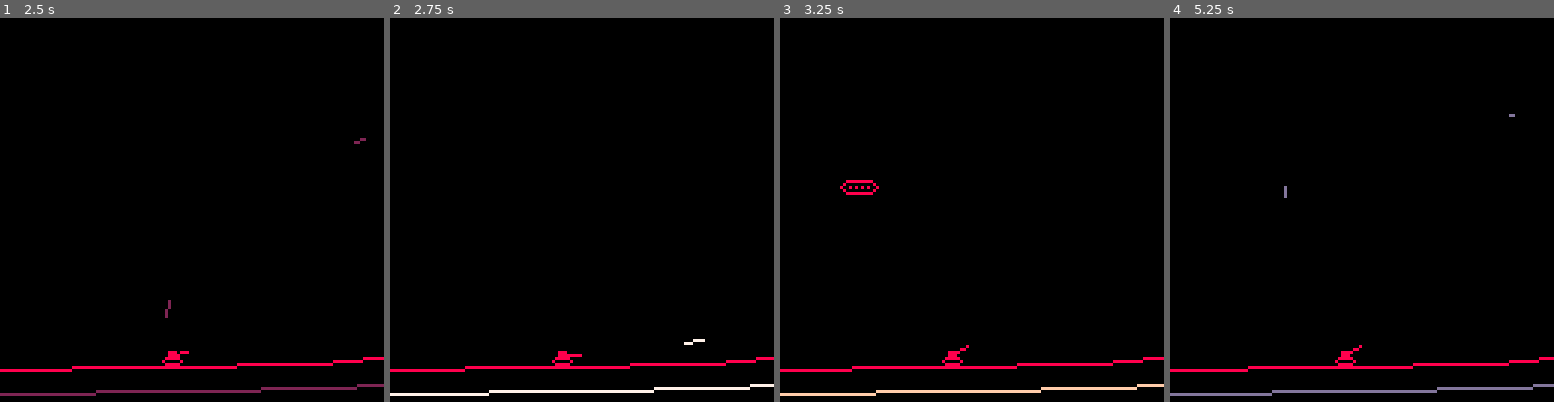
Above: before the commit, frames 1-4 (left to right).
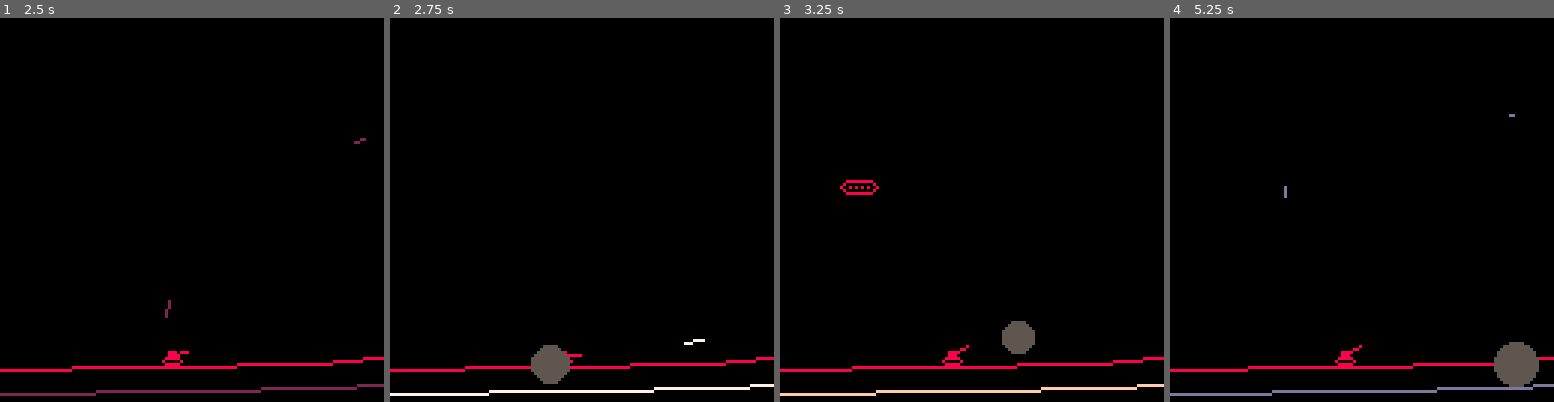
Above: after the commit, the same moments.

Repository: arnodick/spacetank
Game: PICO-8 cartridge tank.p8
Same seed, same stepped clock (60 frames per second), same inputs: the game is played once before the commit and once after it.
Inputs:
- Up to frame 1 (2.5 s): tap X (X key) at 0.33, 1.07, 1.85 s; tap O (Z key) at 0.7, 1.7, 2.1 s; hold Right 1.6-2.1 s; hold Up 2.15-2.42 s; hold Right from 2.47 s (still down)
- Up to frame 2 (2.75 s): keep holding Right; tap O (Z key) at 2.5 s
- Up to frame 3 (3.25 s): tap O (Z key) at 2.9 s; tap X (X key) at 2.97 s; release Right at 3.03 s; hold Left from 3.08 s (still down)
- Up to frame 4 (5.25 s): tap O (Z key) every 0.4 s from 3.3 to 4.9 s; release Left at 3.58 s; hold Right 4.02-4.68 s; tap X (X key) at 4.08, 5.2 s; hold Up 4.73-5.03 s; hold Left from 5.08 s (still down)

Frame 1 is identical in both runs. In frame 2, 0.8% of the frame differs, in the area x 36-47%, y 85-96%; in frame 3, 0.6%; in frame 4, 1.1%, in the area x 84-97%, y 84-97%.

Commit message:
bit o cleanup

Diff:
--- a/tank.p8
+++ b/tank.p8
@@ -13,8 +13,16 @@
 	cam.shake=0
 	cam.enemy=0
 	gravity=0.2
+
+	enums={}
+	enums.tank=1
+	enums.bullet=2
+	enums.enemy=3
+	enums.debris=4
+	enums.explosion=5
+	enums.cloud=6
+
 	bullettype={}
---	bullettype[1]={false,false}--{destroy/bounce,momentum}
 	bullettype[1]={}
 	bullettype[1].vel=5
 	bullettype[1].rof=5
@@ -24,7 +32,6 @@
 	bullettype[2].rof=2
 	bullettype[2].dest=true--{destroy/bounce,momentum}
 
---	hillheight=120
 	hillheight=60
 	groundheight=10
 	hillwidth=3--how many hills before go back to ground
@@ -59,7 +66,6 @@
 	end
 	actors={}
 	maketank(50,-50,0,0,2)
---	makeenemy(10,-80,0,1,1)
 end
 
 function getground(a)
@@ -103,10 +109,6 @@
 function maketank(x,y,d,vel,bt)
 	local tank=makeactor(1,x,y,d,vel)
 	tank.bt=bt
-	tank.boost=0
---	tank.accel=0.08
---	tank.decel=0.02
---	tank.maxvel=5
 	tank.gun={}
 	tank.gun.angle=0.25
 	tank.gun.len=6
@@ -129,7 +131,6 @@
 	local enemy=makeactor(3,x,y,d,vel)
 	enemy.hp=3
 	enemy.grav=false
---	enemy.delta=timer
 	enemy.hitbox={}
 	enemy.hitbox.x=1
 	enemy.hitbox.y=2
@@ -159,56 +160,32 @@
 end
 
 function drawactor(t)
-	if t.t==1 then
+	if t.t==enums.tank then
 		spr(1,t.x+t.xoff,t.y+t.yoff)
 		line(t.x+1,t.y-4,t.gun.x,t.gun.y,8)
-	elseif t.t==2 then
---		line(t.x,t.y,t.x,t.y,7)
+	elseif t.t==enums.bullet then
 		line(t.x,t.y,t.tail[1],t.tail[2],7)
-	elseif t.t==3 then
+	elseif t.t==enums.enemy then
 		spr(17,t.x,t.y,2,1)
 		if debug then
 		rect(t.x+t.hitbox.x,t.y+t.hitbox.y,t.x+t.hitbox.x+t.hitbox.w,t.y+t.hitbox.y+t.hitbox.h,12)
 		end
-	elseif t.t==4 then
---		line(t.x,t.y,t.x+cos(t.angle)*t.w,t.y+sin(t.angle)*t.w,8)
+	elseif t.t==enums.debris then
 		line(t.x-cos(t.angle)*t.w/2,t.y-sin(t.angle)*t.w/2,t.x+cos(t.angle)*t.w,t.y+sin(t.angle)*t.w,8)
-	elseif t.t==5 then
+	elseif t.t==enums.explosion then
 		circfill(t.x,t.y,5+(timer-t.delta)*10,7)
-	elseif t.t==6 then
+	elseif t.t==enums.cloud then
 		circfill(t.x,t.y,10-(timer-t.delta)*1,5)
 	end
 end
 
 function controlactor(a)
-	if a.t==1 then
+	if a.t==enums.tank then
 		if btn(5) then
-
---			if btn(2) then
---				if a.y>=getground(a) then
---					a.y-=2
---				end
---				a.vel+=a.accel
---				a.d=0.25
-			if a.boost==0 then
-
 			if btn(0) then
 				a.vel-=a.accel
 			elseif btn(1) then
 				a.vel+=a.accel
---			else
---				if a.vel<0 then
---					a.vel+=a.decel
---				elseif a.vel>0 then
---					a.vel-=a.decel
---				end
-			end
-			if btnp(2) then
-				a.d=0.1
-				a.vel=30
-				a.boost=360
-			end
-
 			end
 		else
 			if a.vel<0 then
@@ -229,11 +206,11 @@
 		a.gun.vec[2]=sin(a.gun.angle)
 		a.gun.x=a.x+1+a.gun.vec[1]*a.gun.len
 		a.gun.y=a.y-4+a.gun.vec[2]*a.gun.len
-	elseif a.t==2 then
+	elseif a.t==enums.bullet then
 		a.tail={a.x-a.vec[1],a.y-a.vec[2]}
 --		foreach(actors,hitactor)
 		for enemy in all(actors) do
-			if enemy.t==3 then
+			if enemy.t==enums.enemy then
 			if  a.x>enemy.x+enemy.hitbox.x
 			and a.x<enemy.x+enemy.hitbox.x+enemy.hitbox.w
 			and a.y>enemy.y+enemy.hitbox.y
@@ -245,7 +222,7 @@
 			end
 			end
 		end
-	elseif a.t==3 then
+	elseif a.t==enums.enemy then
 		if a.x<=actors[1].x+50 then
 			a.maxvel=8
 		else
@@ -259,13 +236,10 @@
 		end
 --		cam.enemy=clamp(-(actors[1].x-a.x)/2,-128,30,true)
 		cam.enemy=-(actors[1].x-a.x)/2
-	elseif a.t==4 then
+	elseif a.t==enums.debris then
 		a.angle+=0.1*a.vec[1]
 		if timer-a.delta<=1 then
 			a.bounce+=1
---			for j=1,4 do
---				makecloud(a.x+rnd(20)-10,a.y+rnd(20)-10)
---			end
 		end
 		if a.bounce==4 then
 			for j=1,4 do
@@ -274,12 +248,11 @@
 			sfx(6)
 			del(actors,a)
 		end
---		a.angle+=0.01*a.vel
-	elseif a.t==5 then
+	elseif a.t==enums.explosion then
 		if timer-a.delta==2 then
 			del(actors,a)
 		end
-	elseif a.t==6 then
+	elseif a.t==enums.cloud then
 		if timer-a.delta==30 then
 			del(actors,a)
 		end
@@ -290,17 +263,18 @@
 			a.y+=gravity*(timer-a.delta)
 		end
 	else
-		if a.t!=6 then
+		if a.t!=enums.cloud then
 			a.delta=timer
 		end
-		if a.t!=4 then
+		if a.t!=enums.debris then
 			a.d=getgrounddir(a)
 		end
-		if a.t==2 then
+		if a.t==enums.bullet then
 			sfx(4)
 			--make an array of functions for this?
 			--each function is indexed from array with the .bt value
 			if bullettype[actors[1].bt].dest then
+				makecloud(a.x+rnd(20)-10,a.y+rnd(20)-10)
 				del(actors,a)--delete for bounce!
 			end
 		end
@@ -312,11 +286,11 @@
 	a.x+=a.vec[1]*a.vel
  a.y+=a.vec[2]*a.vel
 
- 				if a.vel<0 then
-					a.vel+=a.decel
-				elseif a.vel>0 then
-					a.vel-=a.decel
-				end
+ if a.vel<0 then
+		a.vel+=a.decel
+	elseif a.vel>0 then
+		a.vel-=a.decel
+	end
 
 
  if a.x<cam[1]-128
@@ -324,23 +298,20 @@
  or a.y>128
  or a.y<-256
  then
- 	if a.t==3 then
+ 	if a.t==enums.enemy then
  		counters.enemies-=1
  	end
  	del(actors,a)
  end
- if a.t==1 then
+ if a.t==enums.tank then
   a.gun.x=a.x+1+a.gun.vec[1]*a.gun.len
 		a.gun.y=a.y-4+a.gun.vec[2]*a.gun.len
 		if btn(4) then
 			if a.gun.delta==0 then
 				sfx(3)
---				cam.shake=3
 				local bvel=sqrt( (a.gun.vec[1]*bullettype[a.bt].vel+a.vec[1]*a.vel)^2+(a.gun.vec[2]*bullettype[a.bt].vel+a.vec[2]*a.vel)^2 )
---				makebullet(a.gun.x,a.gun.y,a.gun.angle+rnd(0.04)-0.02,bvel,1)
 					makebullet(a.gun.x,a.gun.y,a.gun.angle+rnd(0.02)-0.01,bvel,1)
 				if a.gun.angle<0.25 then
---					a.gun.angle+=0.02
 					a.gun.angle+=0.02
 				end
 				a.gun.delta=bullettype[a.bt].rof
